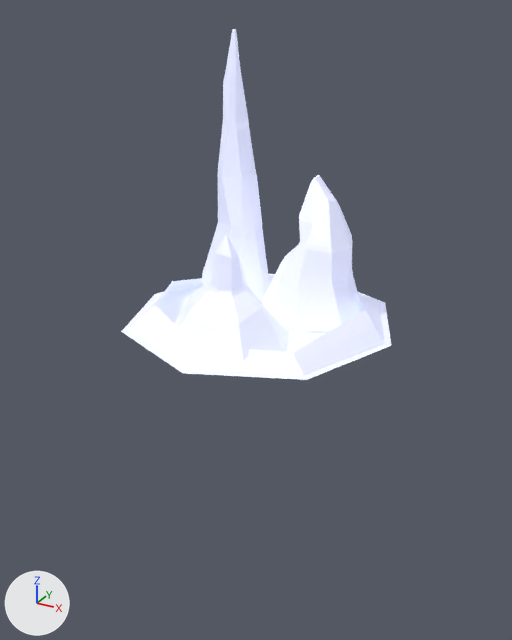
The glTF model res/models/effects/petrify1.glb, before and after one commit.
Camera for both pictures: a 50 mm camera at (1.59, -2.95, 1.44) aimed at (-0.01, -0.02, -0.02). Arrows for +X, +Y and +Z are at lower left; the lights stay in place. The first picture is the older version. Where no turn or scale is listed for an object, it has been applied to the vertices. Vertices at exactly the same position are counted once.
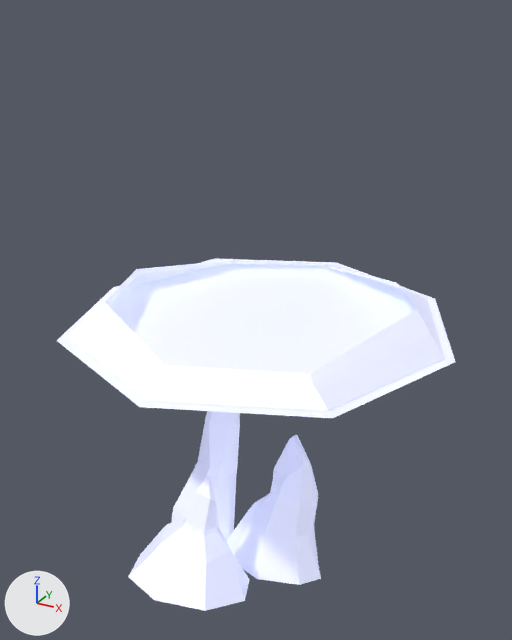
Location of each change, [x1, y1, x2, y2] in pixels of the pictures (512 x 640 px):
'Cylinder.007', reshaped (47% wider, 50% taller): before [121, 274, 391, 380]; after [57, 259, 455, 418]
'Cylinder.009', moved, turned: before [261, 175, 363, 332]; after [227, 435, 321, 585]
'Cylinder.010', moved, turned: before [174, 236, 289, 362]; after [128, 478, 249, 611]
'Cylinder.008', moved, turned: before [202, 29, 270, 301]; after [171, 411, 240, 541]

Patch to the scene script:
```diff
--- a/res/models/effects/petrify1.glb.py
+++ b/res/models/effects/petrify1.glb.py
@@ me_cylinder_007 @@
 # used by ob_cylinder_007; location = (0.0, -0.003, 0.665)
-me_cylinder_007.from_pydata(...)  # 56 vertices, 86 faces; spans x -0.662..0.702, y -0.702..0.701, z -0.677..-0.516
+me_cylinder_007.from_pydata(...)  # 56 vertices, 86 faces; spans x -0.951..1.003, y -1.005..1.006, z -0.692..-0.462
+# me_cylinder_007 part 1: the whole mesh is multiplied about its middle by the matrix ((1.434, 0.0, 0.0), (0.0, 1.434, 0.0), (0.0, 0.0, 1.434)), then moved by (0.006, 0.001, 0.02)
 me_cylinder_007.materials.append(mat_material_002)
@@ ob_cylinder_008 @@
 ob_cylinder_008 = bpy.data.objects.new('Cylinder.008', me_cylinder_008)
-ob_cylinder_008.location = (-0.254, 0.201, 0.677)
+ob_cylinder_008.location = (-0.254, 0.013, -0.697)
+ob_cylinder_008.rotation_euler = (-0.366, 0.0, 0.0)  # degrees (-21, 0, 0)
 ob_cylinder_008.scale = (0.0967, 0.0967, 0.676)
@@ ob_cylinder_009 @@
 ob_cylinder_009 = bpy.data.objects.new('Cylinder.009', me_cylinder_009)
-ob_cylinder_009.location = (0.237, 0.176, 0.374)
+ob_cylinder_009.location = (0.237, -0.116, -0.97)
+ob_cylinder_009.rotation_euler = (-0.366, 0.0, 0.0)  # degrees (-21, 0, 0)
 ob_cylinder_009.scale = (0.136, 0.136, 0.374)
@@ ob_cylinder_010 @@
 ob_cylinder_010 = bpy.data.objects.new('Cylinder.010', me_cylinder_010)
-ob_cylinder_010.location = (0.003, -0.332, 0.235)
+ob_cylinder_010.location = (0.003, -0.64, -0.918)
+ob_cylinder_010.rotation_euler = (-0.366, 0.0, 0.0)  # degrees (-21, 0, 0)
 ob_cylinder_010.scale = (0.238, 0.238, 0.238)
```
